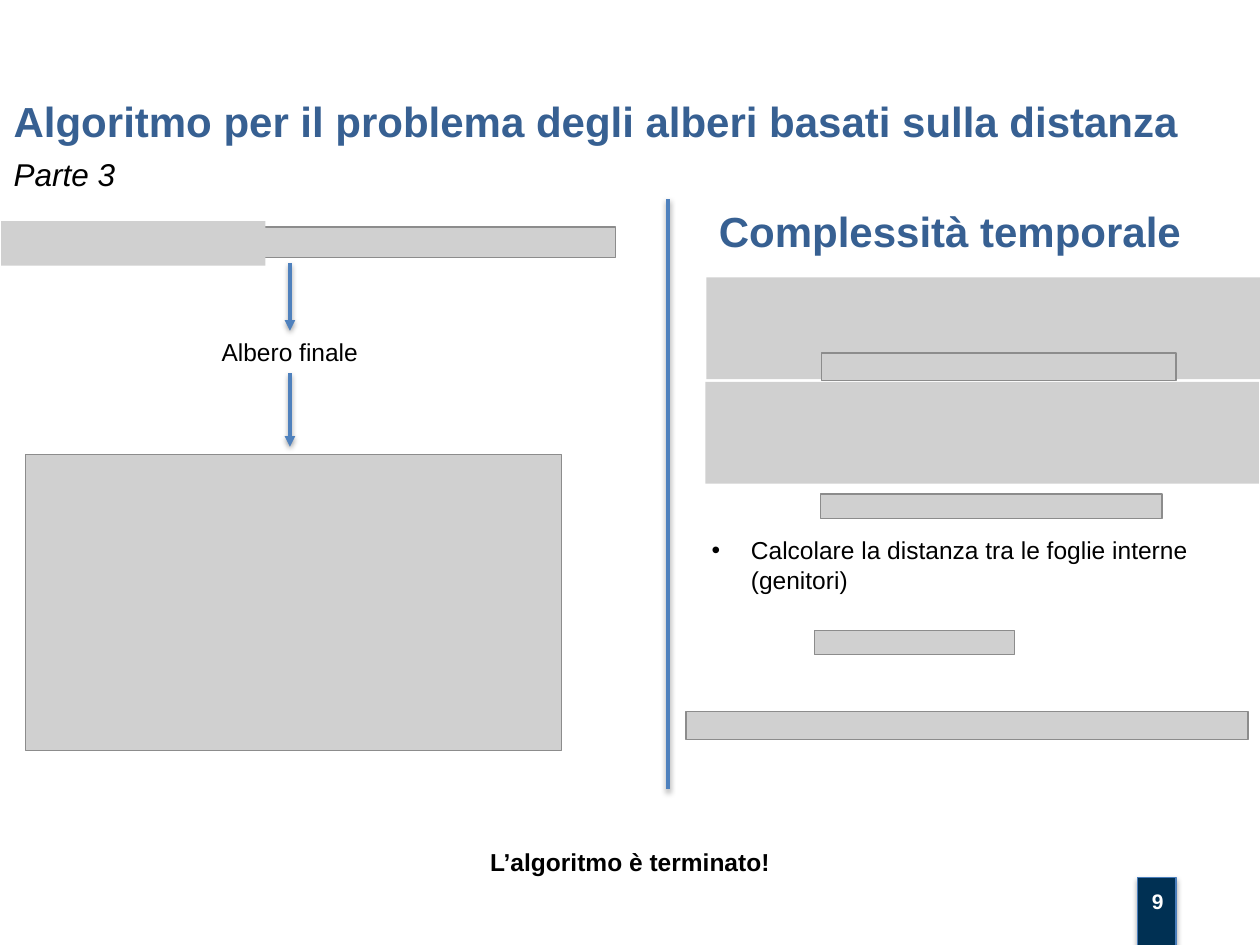
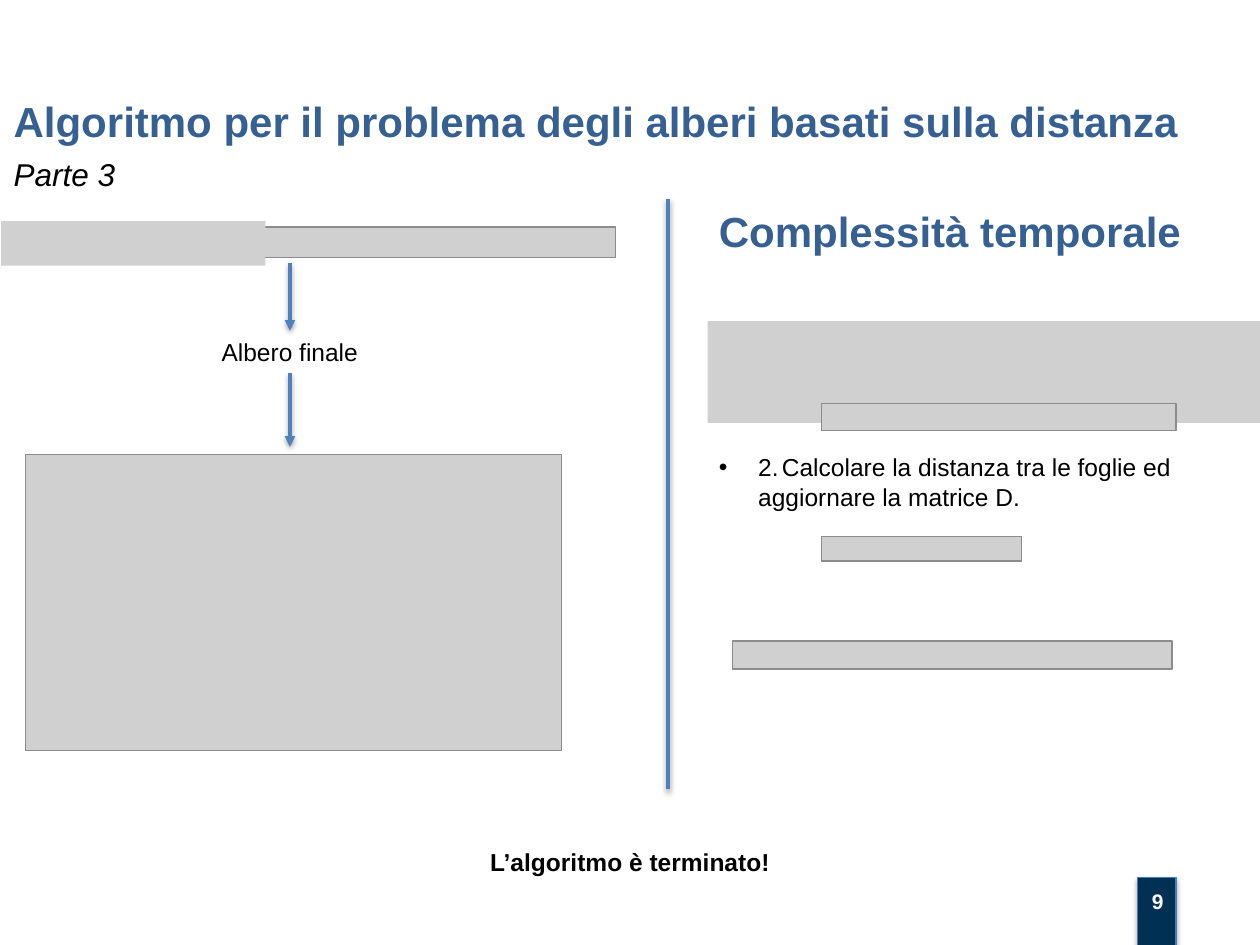
Before and after one commit to mtortoli/Thesis, a slide deck: slide 9 of Discussione Laurea/Slides v.1.0.pptx. Drawn at 1260x945 pixels with LibreOffice and Linux fonts; fonts in the diff are those of the drawing; grey boxes stand for pictures; background and template pictures are left out. Boxes give left, top, right and bottom in pixels: in the first picture for what was removed or moved away, otherwise in the second. Text is boxed around its words. In the diff, an @@ line names an element or a change of style, - is before the commit and + after.

```diff
--- a/Discussione Laurea/Slides v.1.0.pptx
+++ b/Discussione Laurea/Slides v.1.0.pptx
@@ picture: place and size @@
-picture at bbox=[707, 277, 1260, 379]
+picture at bbox=[708, 321, 1260, 423]
@@ picture removed at bbox=[706, 382, 1259, 484] @@
@@ picture: place and size @@
-picture at bbox=[822, 353, 1176, 381]
+picture at bbox=[822, 403, 1176, 431]
@@ text at bbox=[758, 458, 1170, 511]: text changed @@
-• Calcolare la distanza tra le foglie interne (genitori)
+• 2. Calcolare la distanza tra le foglie ed aggiornare la matrice D.
@@ picture removed at bbox=[820, 494, 1162, 519] @@
@@ picture added at bbox=[822, 537, 1022, 562] @@
@@ picture added at bbox=[732, 641, 1172, 669] @@
@@ picture removed at bbox=[814, 630, 1014, 655] @@
@@ picture removed at bbox=[685, 712, 1247, 740] @@
```
Also in this commit, not shown: 1 other file.
